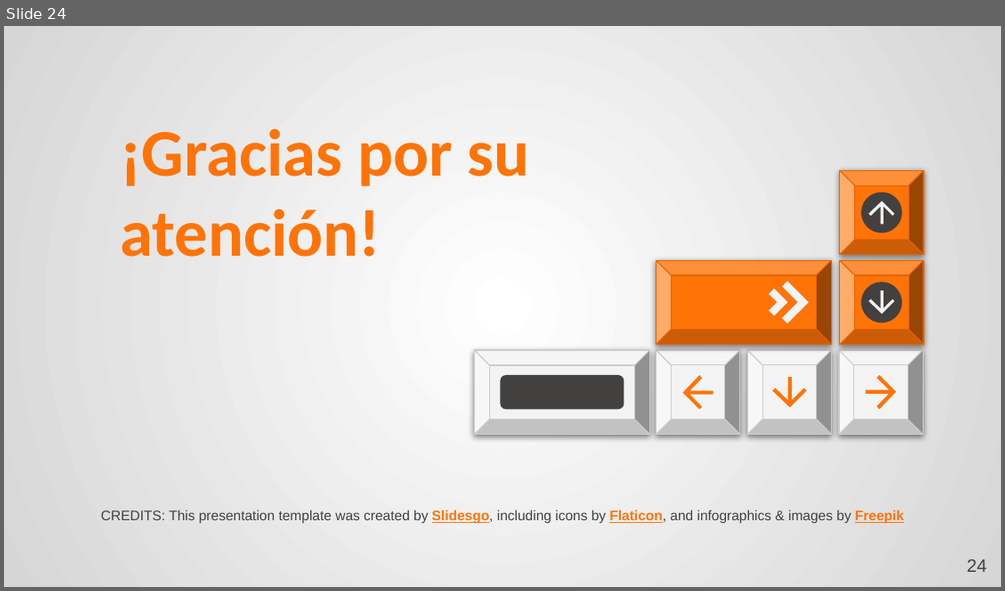
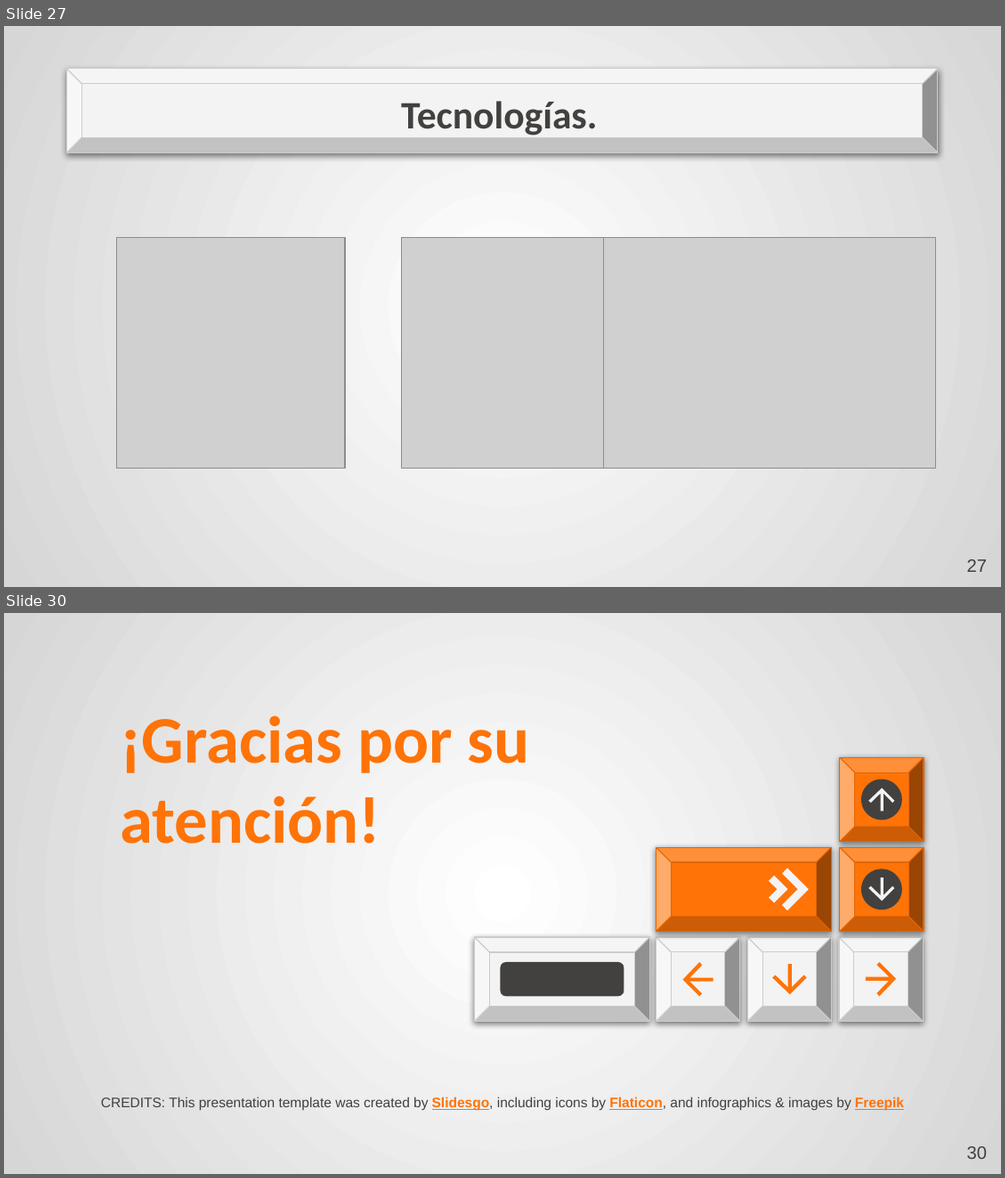
Before and after one commit to clementeaguilar-usach/Sistema_Voluntariado_noSQL, a slide deck: Lab 3 TBD.pptx. Shown one above the other, each under a label of ours: slide 24 before the commit, slides 27 and 30 after it; the slides between them are not shown. The pictures are 1005x591 and 1005x1178 pixels, drawn with LibreOffice and Linux fonts; fonts in the diff are those of the drawing; grey boxes stand for pictures. Boxes give left, top, right and bottom in pixels: in the first picture for what was removed or moved away, otherwise in the second. Text is boxed around its words. In the diff, an @@ line names an element or a change of style, - is before the commit and + after.

```diff
--- a/Lab 3 TBD.pptx
+++ b/Lab 3 TBD.pptx
@@ slide 27 added at (x1=4, y1=26, x2=1001, y2=587), background gradient #FFFFFF to #D6D6D6 @@
@@ bevel added at (x1=67, y1=69, x2=938, y2=152), fill #F3F3F3, outline #CCCCCC 0.75 pt @@
@@ title added at (x1=401, y1=101, x2=597, y2=135), 28 pt, text #42413F, bold @@
+Tecnologías.
@@ picture added at (x1=117, y1=237, x2=345, y2=468) @@
@@ picture added at (x1=402, y1=237, x2=604, y2=468) @@
@@ picture added at (x1=603, y1=237, x2=935, y2=468) @@
@@ page number added at (x1=967, y1=559, x2=987, y2=572), 13 pt, text #42413F @@
+27
@@ what was slide 24 is now slide 30 @@
@@ page number at (x1=967, y1=1146, x2=987, y2=1159): text changed @@
-24
+30
```
Also in this commit, not shown: 11 slides changed, 13 other slides added, 8 slides removed, 1 other file.
